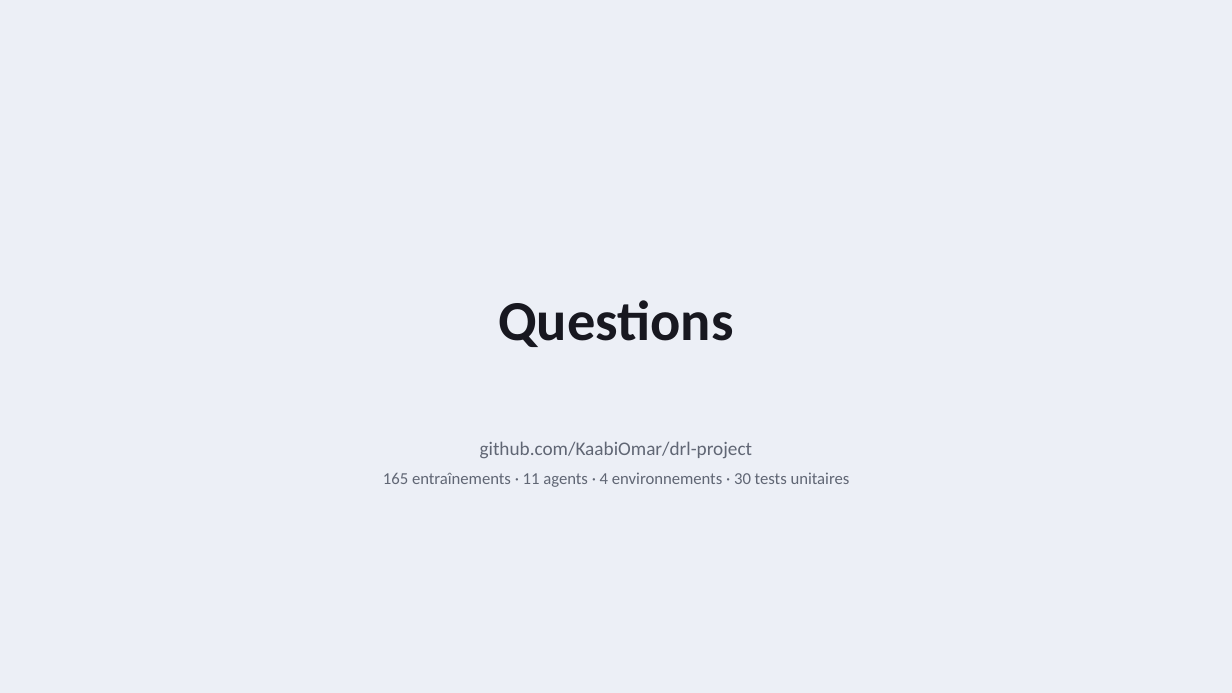
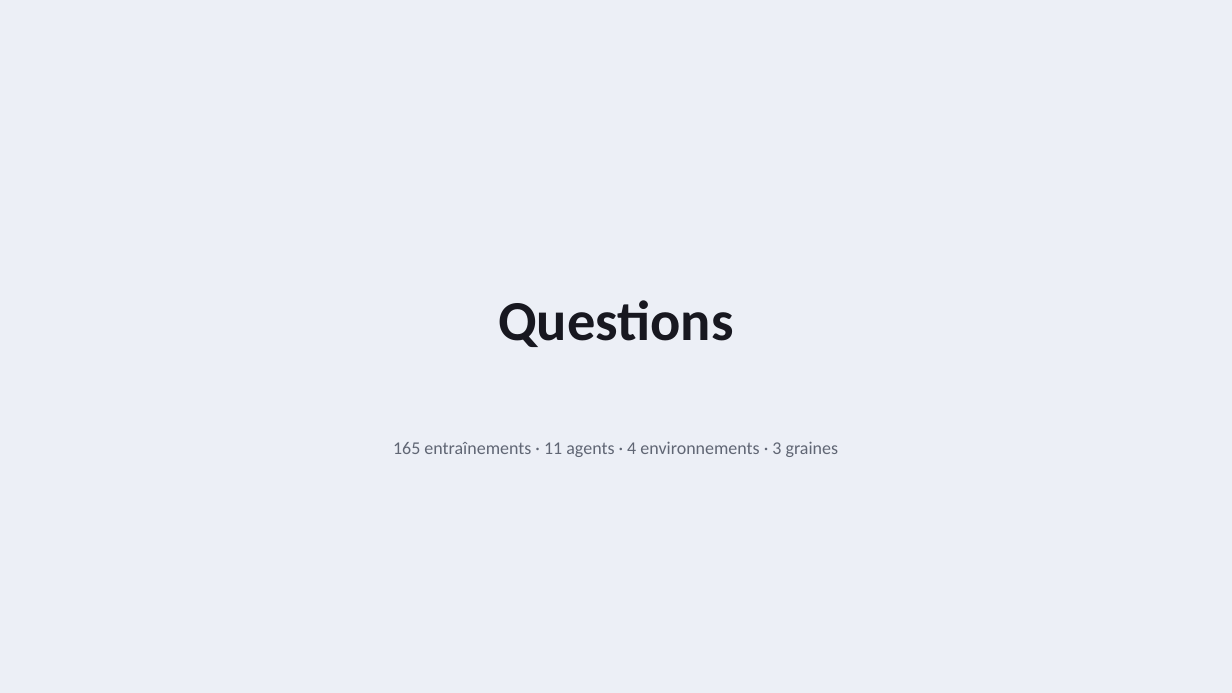
Before and after one commit to KaabiOmar/drl-project, a slide deck: slide 28 of Soutenance_DRL.pptx. Drawn at 1232x693 pixels with LibreOffice and Linux fonts; fonts in the diff are those of the drawing. Boxes give left, top, right and bottom in pixels: in the first picture for what was removed or moved away, otherwise in the second. Text is boxed around its words. In the diff, an @@ line names an element or a change of style, - is before the commit and + after.

```diff
--- a/Soutenance_DRL.pptx
+++ b/Soutenance_DRL.pptx
@@ text at bbox=[393, 441, 839, 457]: text changed; size 13 to 14 pt @@
-github.com/KaabiOmar/drl-project
-165 entraînements · 11 agents · 4 environnements · 30 tests unitaires
+165 entraînements · 11 agents · 4 environnements · 3 graines
```
Also in this commit, not shown: 1 other slide changed, 3 other files.
